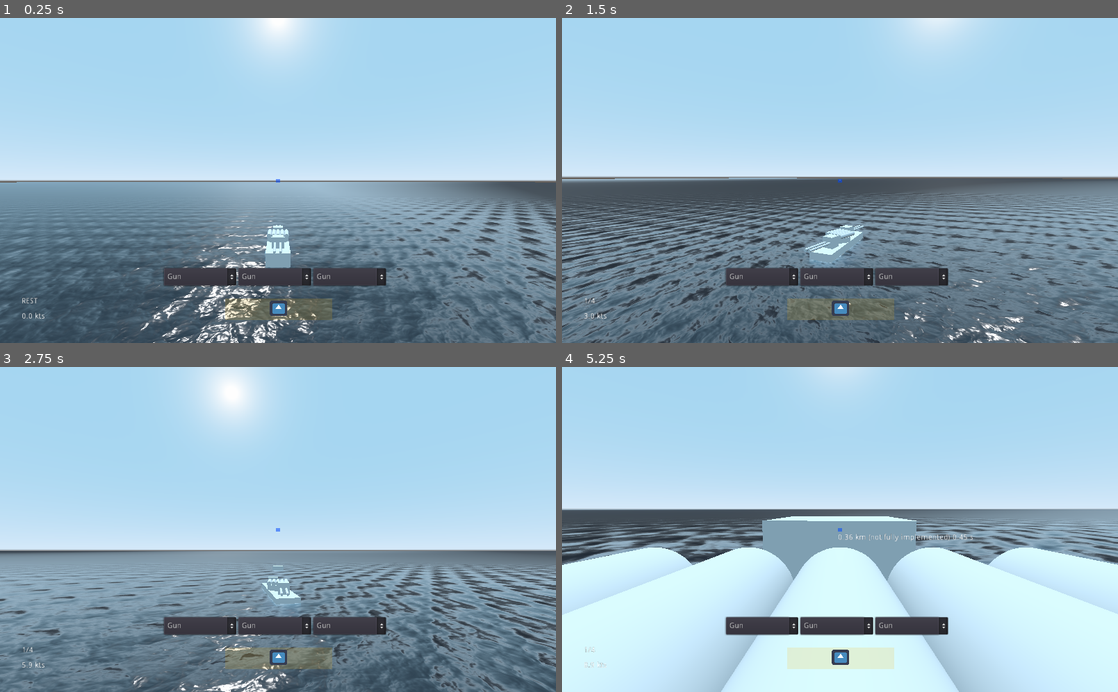
Above: before the commit, frames 1-4 (two rows, left to right).
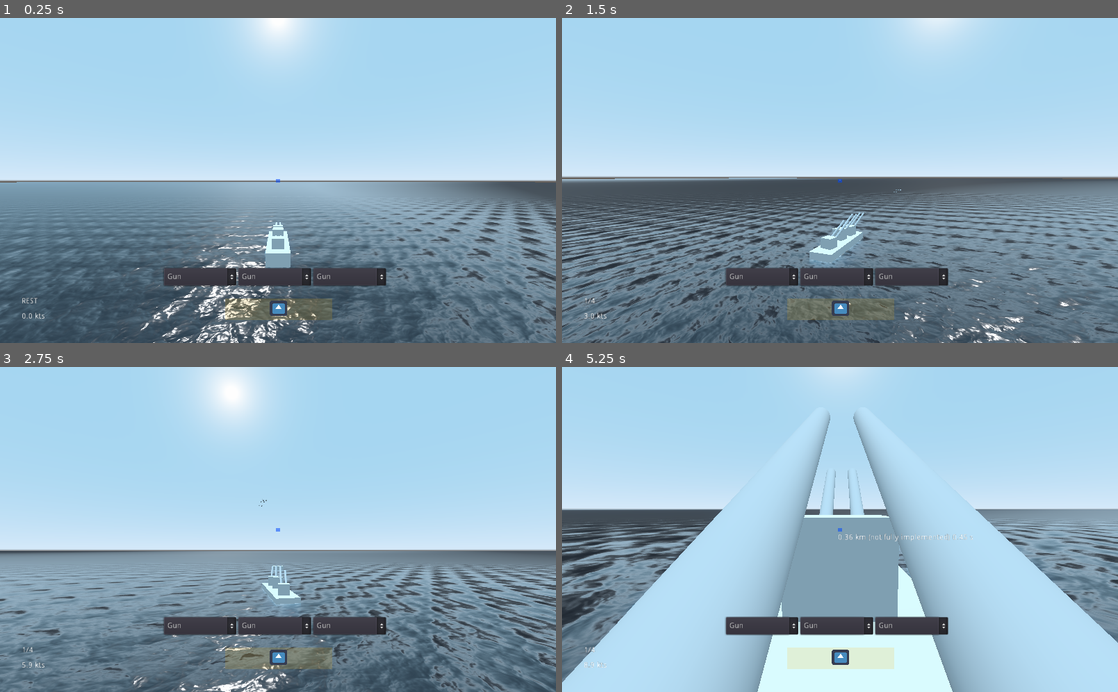
Above: after the commit, the same moments.

Repository: IndustrialDonut/IWARSHIPS
Game: Godot game, scene res://Map.tscn
The game is run twice, just before and just after one commit, with the same random seed, the same clock (stepped at 60 frames per second) and the same inputs. The engine's default icon, where the game draws it, is replaced by a stand-in: a white triangle on a blue panel in a dark square.
Inputs (mouse positions are in pixels of both pictures, inside the frame that each line leads up to):
- Up to frame 1 (0.25 s): no input
- Up to frame 2 (1.5 s): move the mouse to (867, 180) at 0.52 s; hold W (forward) from 0.53 s (still down); click (867, 180) at 0.6 s; move the mouse to (812, 180) at 1.27 s; tap Ctrl (ctrl) at 1.35 s
- Up to frame 3 (2.75 s): keep holding W (forward); click (250, 529) at 1.55 s; move the mouse to (289, 523) at 2.02 s; click (289, 523) at 2.1 s
- Up to frame 4 (5.25 s): keep holding W (forward); move the mouse to (834, 536) at 2.77 s; right-click (834, 536) at 2.85 s; click (834, 536) at 3.05 s; move the mouse to (878, 532) at 3.52 s; tap 1 (select_gun) at 3.6 s; click (878, 532) at 3.8 s; move the mouse to (795, 526) at 4.27 s; tap 3 (select_torpedo) at 4.35 s; click (795, 526) at 4.55 s; move the mouse to (845, 529) at 5.02 s; hold Shift (sprint) from 5.03 s (still down)

The runs differ from the first frame. In frame 1, 0.1% of the frame differs, in the area x 48-52%, y 62-73%; in frame 2, 0.3%; in frame 3, 0.1%; in frame 4, 36%, in the area x 0-100%, y 14-100%.

Commit message:
gun vertical targeting working, configurer initializes properly

Diff:
--- a/Game/Cannon203.gd
+++ b/Game/Cannon203.gd
@@ -2,12 +2,10 @@
 
 
 func fire():
-
 	$MainCannon.fire()
 
 
 func get_gun_elevation(distance):
-
 	return $MainCannon.get_gun_elevation(distance)
 
 
--- a/Game/MainCannon.gd
+++ b/Game/MainCannon.gd
@@ -1,33 +1,33 @@
 extends Spatial
 
-var shell = preload("res://Shell203JP.tscn")
-var muzzle_vel = 40 #m/s
-var loaded := false
+var _shell = preload("res://Shell203JP.tscn")
+var _muzzle_vel : float = 30 # units/s
+var _loaded := false
 
 func fire():
 
-	if loaded:
+	if _loaded:
 
-		var inst = shell.instance()
+		var inst = _shell.instance()
 		add_child(inst) # added as toplevel though
 
 		var T = global_transform
 		inst.global_transform = T
-		inst.linear_velocity = -T.basis.z * muzzle_vel
+		inst.linear_velocity = -T.basis.z * _muzzle_vel
 
-		loaded = false
+		_loaded = false
 
 
-func get_gun_elevation(distance):
+func get_gun_elevation(distance : float) -> float:
 
-	var el = (asin(9.8 * distance / (muzzle_vel*muzzle_vel) ))  / 2.0
+	var el = asin(9.8 * distance / (_muzzle_vel*_muzzle_vel))  / 2.0
 
-	return clamp(el, 0, deg2rad(90))
+	return clamp(el, 0.0, deg2rad(45.0))
 
 
 func load_gun():
-	loaded = true
+	_loaded = true
 
 
-func set_muzzle_velocity(speed):
-	muzzle_vel = speed
+func set_muzzle_velocity(speed : float):
+	_muzzle_vel = speed
--- a/Game/ShellBase.gd
+++ b/Game/ShellBase.gd
@@ -1,5 +1,4 @@
 extends RigidBody
-
 
 
 func _ready() -> void:
--- a/Game/ShellBase.tscn
+++ b/Game/ShellBase.tscn
@@ -6,6 +6,8 @@
 extents = Vector3( 0.203587, 0.130153, 0.414357 )
 
 [node name="ShellBase" type="RigidBody"]
+linear_damp = 0.0
+angular_damp = 0.0
 script = ExtResource( 1 )
 
 [node name="CollisionShape" type="CollisionShape" parent="."]
--- a/Game/ShipConfigurer.gd
+++ b/Game/ShipConfigurer.gd
@@ -26,6 +26,9 @@
 
 		new.connect("item_selected", self, "_option_changed")
 
+	# sync the default UI loadout to the ship
+	_option_changed(null)
+
 
 func _option_changed(_option):
 
--- a/Game/Ships/HUD.gd
+++ b/Game/Ships/HUD.gd
@@ -61,6 +61,5 @@
 	$Speed.text = Helper.decimal_place_string(vel.z * CONSTANTS.US2KTS / 10.0, 1) + " kts" # scale speed down.
 
 
-
 func _on_ShipConfigurer_slot_changed(slot_index, weapon_scene) -> void:
 	emit_signal("slot_changed", slot_index, weapon_scene)
--- a/Game/Ships/WeaponSlot.gd
+++ b/Game/Ships/WeaponSlot.gd
@@ -4,7 +4,7 @@
 
 func _physics_process(delta: float) -> void:
 
-	var trav_rate = deg2rad(get_child(0).ROTATION_SPEED)
+	var trav_rate = get_child(0).ROTATION_SPEED
 
 	var front = global_transform.basis.z
 
@@ -23,6 +23,10 @@
 func set_global_target(point_global):
 	_local_target = point_global - global_transform.origin
 
+	if(get_contained_type() == ENUMS.ARM.GUN):
+
+		get_child(0).set_global_target(point_global)
+
 
 func change_out_weapon(weapon_scene):
 	get_child(0).queue_free()
@@ -37,4 +41,4 @@
 
 
 func get_contained_type():
-	return get_child(0).type
+	return get_child(0).TYPE
--- a/Game/Ships/Weapons.gd
+++ b/Game/Ships/Weapons.gd
@@ -10,15 +10,10 @@
 		slot.set_global_target(point_global)
 
 
-
 func _physics_process(delta):
-
-
 
 	# Comment explaining what this is for?
 	$Slot2.rotation_degrees.x = 0
-
-
 
 
 func _process(delta: float) -> void:
--- a/Game/TurretBase.gd
+++ b/Game/TurretBase.gd
@@ -1,14 +1,25 @@
 extends Spatial
 
-var type : int = ENUMS.ARM.GUN
+const TYPE : int = ENUMS.ARM.GUN
+const ROTATION_SPEED = deg2rad(20)
+const ELEVATION_SPEED = deg2rad(10)
 
-const ROTATION_SPEED = 20 # deg/s
-
-var on_target := false
+var _elevation_target = 0.0
 
 func _ready():
 	for gun in $Horizontal/Vertical.get_children():
 		gun.load_gun()
+
+
+func _physics_process(delta: float) -> void:
+
+	var diff = _elevation_target - $Horizontal/Vertical.rotation.x
+
+	if abs(diff) > deg2rad(0.1):
+
+		var dir = sign(diff)
+
+		$Horizontal/Vertical.rotation.x += dir * delta * ROTATION_SPEED
 
 
 func fire():
@@ -16,32 +27,13 @@
 		gun.fire()
 
 
+func set_global_target(point_global):
+	var dist = (point_global - global_transform.origin).length()
+
+	# only need ONE elevation
+	_elevation_target = $Horizontal/Vertical.get_child(0).get_gun_elevation(dist)
+
+
 func _on_Timer_timeout():
 	for gun in $Horizontal/Vertical.get_children():
 		gun.load_gun()
-
-
-
-
-
-
-
-var muzzle_velocity = 800 # strictly the horizontal velocity, in m/s
-var _muzzle_velocity = muzzle_velocity * CONSTANTS.UNITS_PER_METER
-
-var _current_target_distance = 0
-
-#func fire():
-#	_fire_shell()
-
-
-func _fire_shell():
-	pass
-#	var shell = preload("res://Shell203JP.tscn").instance()
-#	owner.add_child(shell)
-#	shell.global_transform = global_transform
-#	shell.linear_velocity = _muzzle_velocity * -shell.global_transform.basis.z
-#	var h_time_half = (_current_target_distance / _muzzle_velocity) / 2.0
-#	var v0 = h_time_half * 9.8 #* CONSTANTS.UNITS_PER_METER
-#
-#	shell.linear_velocity.y += v0
--- a/Game/Weapons/TorpLauncher.gd
+++ b/Game/Weapons/TorpLauncher.gd
@@ -1,8 +1,8 @@
 extends Spatial
 
-const ROTATION_SPEED = 40 # deg/s
+const ROTATION_SPEED = deg2rad(40) # deg/s
 
-var type : int = ENUMS.ARM.TORP
+const TYPE : int = ENUMS.ARM.TORP
 
 var torp_salvo_size = 3
 
